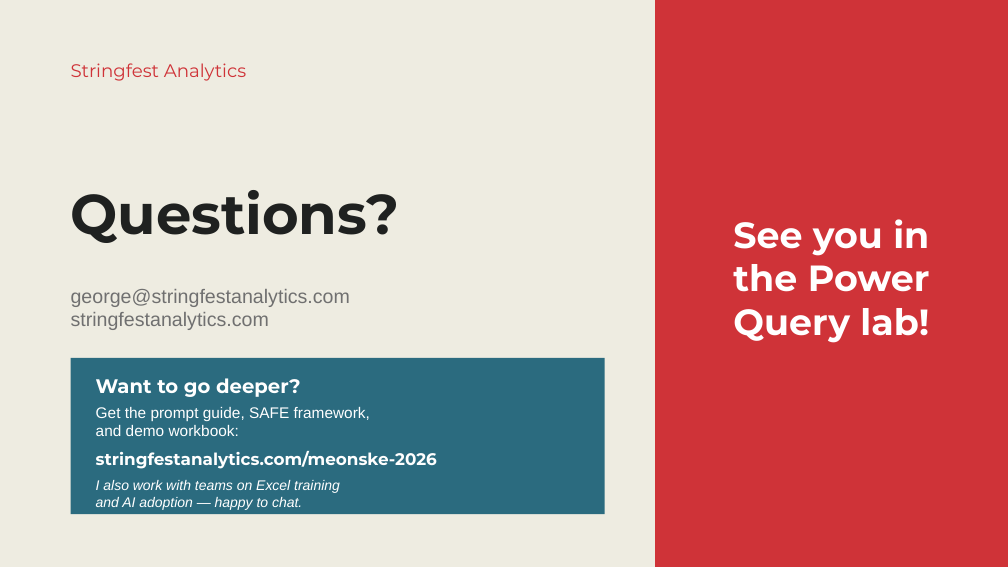
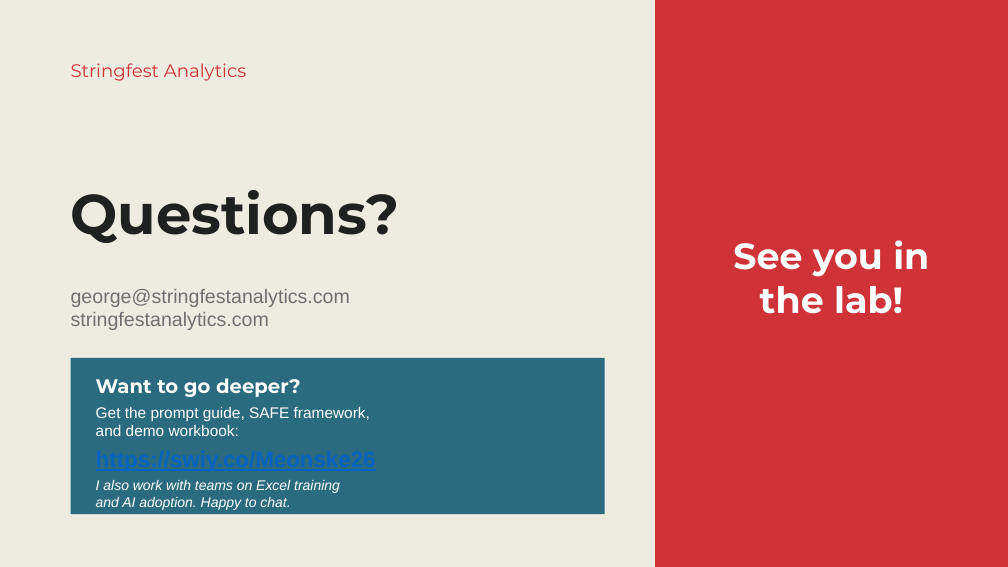
Before and after one commit to stringfestdata/meonske-2026, a slide deck: slide 13 of meonske-ai-2026.pptx. Drawn at 1008x567 pixels with LibreOffice and Linux fonts; fonts in the diff are those of the drawing. Boxes give left, top, right and bottom in pixels: in the first picture for what was removed or moved away, otherwise in the second. Text is boxed around its words. In the diff, an @@ line names an element or a change of style, - is before the commit and + after.

```diff
--- a/meonske-ai-2026.pptx
+++ b/meonske-ai-2026.pptx
@@ text at [760, 286, 903, 314]: text changed @@
-the Power
-Query lab!
+the lab!
@@ text removed at [96, 451, 437, 469] @@
-stringfestanalytics.com/meonske-2026
@@ text at [96, 497, 290, 510]: text changed @@
-and AI adoption — happy to chat.
+and AI adoption. Happy to chat.
```
Also in this commit, not shown: 4 other slides changed, 2 other files.
